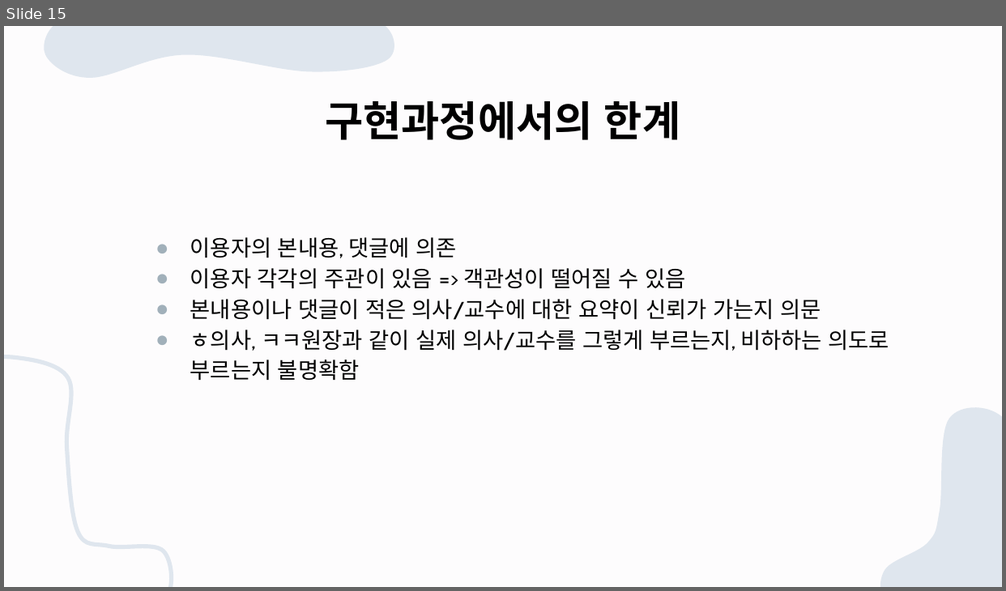
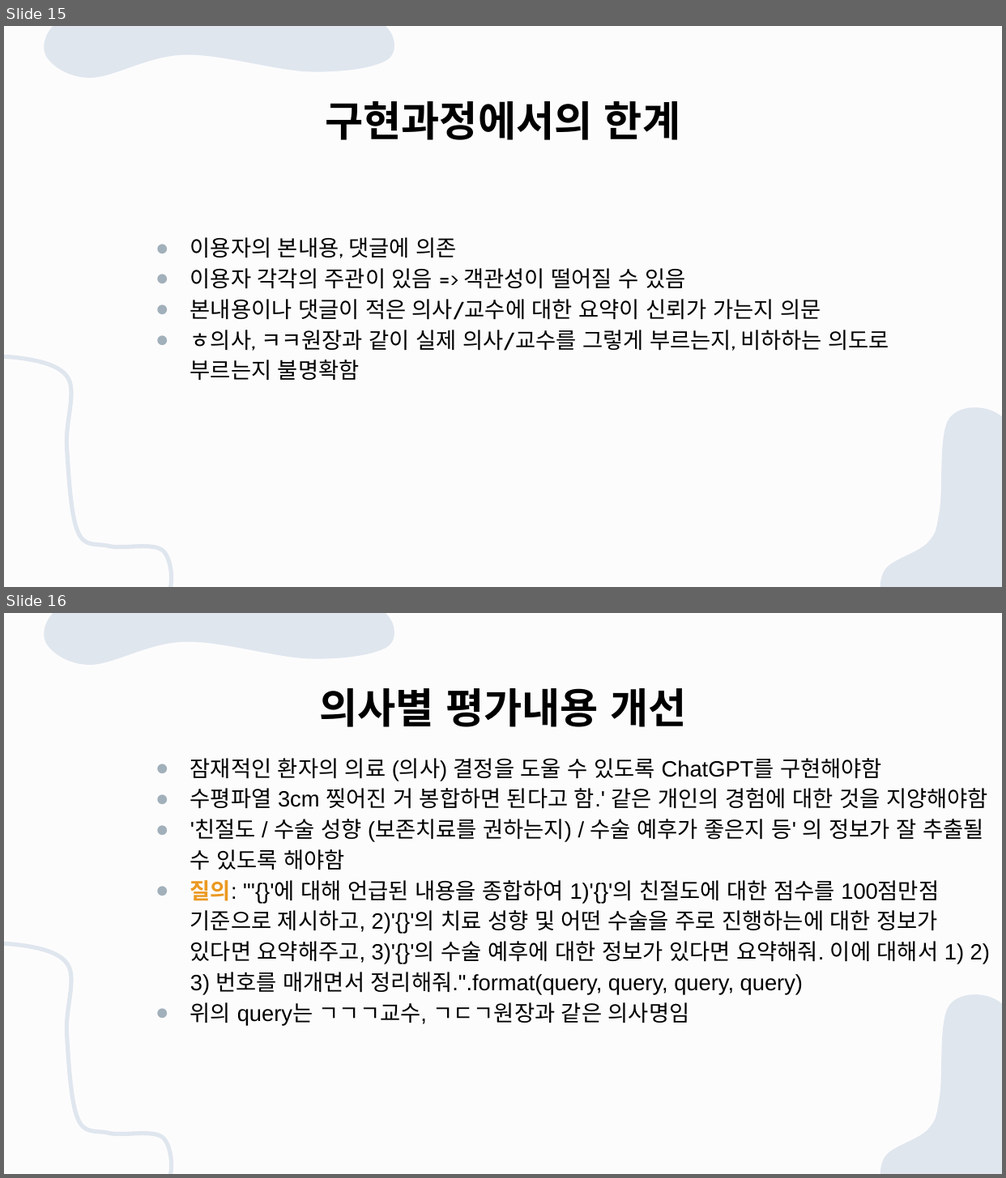
Before and after one commit to chopin0807/doctor_chatGPT_rag, a slide deck: ChatGPT rag구현.pptx. Shown one above the other, each under a label of ours: slide 15 before the commit, slides 15 and 16 after it. The pictures are 1006x591 and 1006x1178 pixels, drawn with LibreOffice and Linux fonts; fonts in the diff are those of the drawing. Boxes give left, top, right and bottom in pixels: in the first picture for what was removed or moved away, otherwise in the second. Text is boxed around its words. In the diff, an @@ line names an element or a change of style, - is before the commit and + after.

Commit message:
개선 작업 내용 및 결과에 대한 내용 추가

```diff
--- a/ChatGPT rag구현.pptx
+++ b/ChatGPT rag구현.pptx
@@ slide 16 added at box(4, 613, 1002, 1174), background #FDFCFD; not listed: 3 template elements that a slide beside it also shows @@
@@ title added at box(319, 688, 686, 727), 30 pt, text #000000, bold @@
+의사별 평가내용 개선
@@ text added at box(190, 758, 990, 1025), 16 pt, text #000000 @@
+● 잠재적인 환자의 의료 (의사) 결정을 도울 수 있도록 ChatGPT를 구현해야함
+● 수평파열 3cm 찢어진 거 봉합하면 된다고 함.' 같은 개인의 경험에 대한 것을 지양해야함
+● '친절도 / 수술 성향 (보존치료를 권하는지) / 수술 예후가 좋은지 등' 의 정보가 잘 추출될 수 있도록 해야함
+● 질의: "'{}'에 대해 언급된 내용을 종합하여 1)'{}'의 친절도에 대한 점수를 100점만점 기준으로 제시하고, 2)'{}'의 치료 성향 및 어떤 수술을 주로 진행하는에 대한 정보가 있다면 요약해주고, 3)'{}'의 수술 예후에 대한 정보가 있다면 요약해줘. 이에 대해서 1) 2) 3) 번호를 매개면서 정리해줘.".format(query, query, query, query)
+● 위의 query는 ㄱㄱㄱ교수, ㄱㄷㄱ원장과 같은 의사명임
```
Also in this commit, not shown: 2 other slides added.
